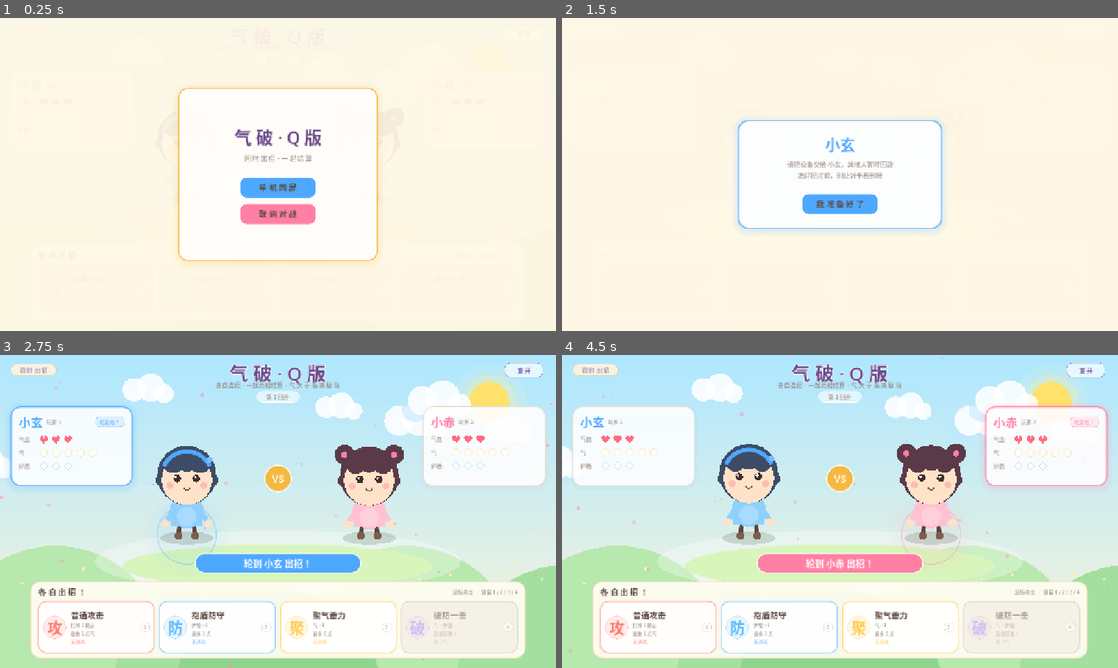
Above: before the commit, frames 1-4 (two rows, left to right).
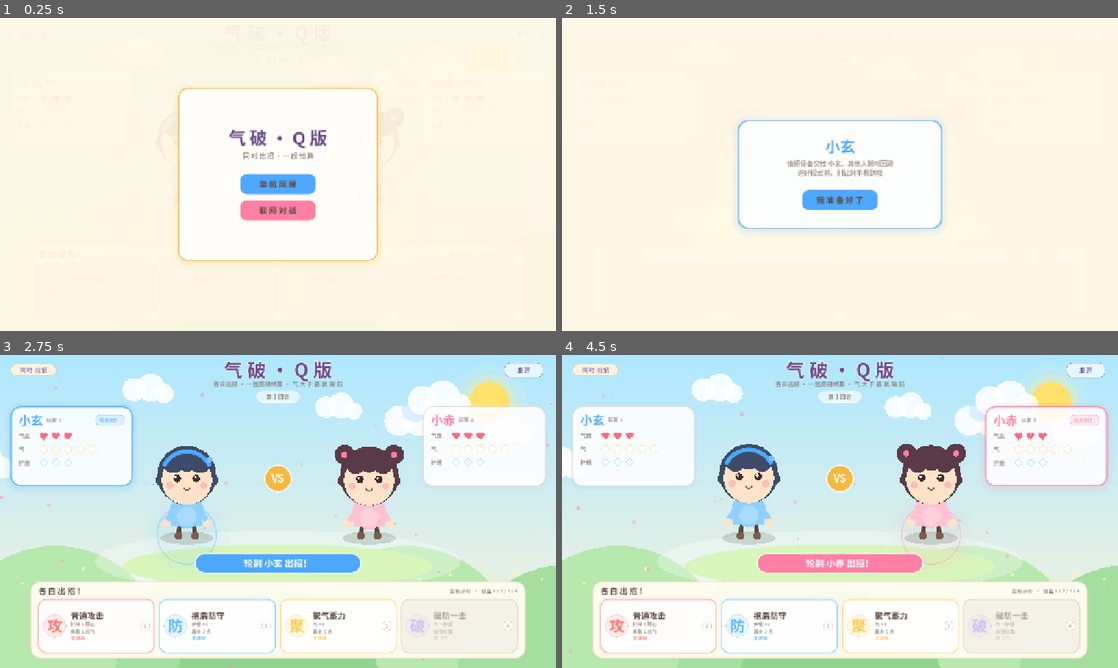
Above: after the commit, the same moments.

Repository: ctg12581/qi-duel
Game: Godot game, scene res://main.tscn
The game is run twice, just before and just after one commit, with the same random seed, the same clock (stepped at 60 frames per second) and the same inputs.
Inputs (mouse positions are in pixels of both pictures, inside the frame that each line leads up to):
- Up to frame 1 (0.25 s): no input
- Up to frame 2 (1.5 s): click "重 开" at 0.5 s; click "单 机 同 屏" at 1.25 s
- Up to frame 3 (2.75 s): click "我 准 备 好 了" at 2 s
- Up to frame 4 (4.5 s): click (656, 627) at 2.77 s; click "重 开" at 3.5 s; click "我 准 备 好 了" at 4.25 s

The runs differ from the first frame. In frame 1, 1.8% of the frame differs, in the area x 41-59%, y 35-66%; in frame 2, 1.2%; in frame 3, 4.3%, in the area x 3-96%, y 1-93%; in frame 4, 4.3%.

Commit message:
Point DEFAULT_SERVER at deployed Render wss endpoint

Diff:
--- a/scripts/main.gd
+++ b/scripts/main.gd
@@ -19,7 +19,7 @@
 const C_HEART := Color("#ff6b81")
 
 ## 联机服务器地址（部署后改这里，或在联机界面直接填）
-const DEFAULT_SERVER := "ws://127.0.0.1:8080"
+const DEFAULT_SERVER := "wss://qi-duel-server.onrender.com"
 const NetClient := preload("res://scripts/net_client.gd")
 
 
@@ -499,13 +499,22 @@
 
 
 func _build_fonts() -> void:
-	var body := SystemFont.new()
-	body.font_names = PackedStringArray(["Microsoft YaHei UI", "Microsoft YaHei", "SimHei", "Noto Sans CJK SC"])
-	body.font_weight = 500
+	# 网页导出无法读取系统字体（SystemFont 在 Web 上会退回默认拉丁字体，
+	# 中文就会变成方框/乱码），因此这里优先使用项目内置的中文字体，
+	# 只有在字体文件缺失时才退回 SystemFont（桌面端兜底）。
+	var body: Font = load("res://fonts/NotoSansSC-Medium.ttf")
+	if body == null:
+		var fb := SystemFont.new()
+		fb.font_names = PackedStringArray(["Microsoft YaHei UI", "Microsoft YaHei", "SimHei", "Noto Sans CJK SC"])
+		fb.font_weight = 500
+		body = fb
 	_font_body = body
-	var title := SystemFont.new()
-	title.font_names = PackedStringArray(["YouYuan", "Microsoft YaHei UI", "Microsoft YaHei", "SimHei"])
-	title.font_weight = 700
+	var title: Font = load("res://fonts/NotoSansSC-Bold.ttf")
+	if title == null:
+		var ft := SystemFont.new()
+		ft.font_names = PackedStringArray(["YouYuan", "Microsoft YaHei UI", "Microsoft YaHei", "SimHei"])
+		ft.font_weight = 700
+		title = ft
 	_font_title = title
 
 
Not shown, changed: export_presets.cfg
Binary file added: fonts/NotoSansSC-Bold.ttf
Not shown, added: fonts/NotoSansSC-Bold.ttf.import
Binary file added: fonts/NotoSansSC-Medium.ttf
Not shown, added: fonts/NotoSansSC-Medium.ttf.import
